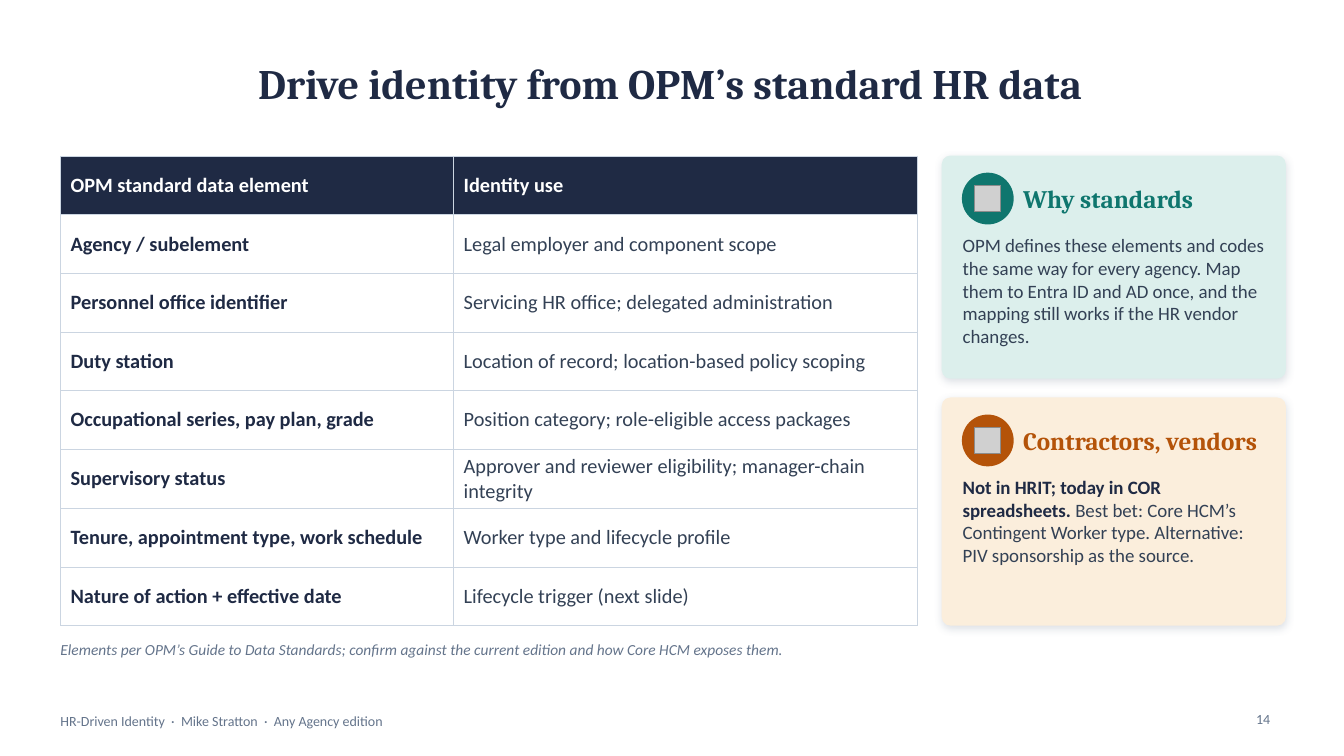
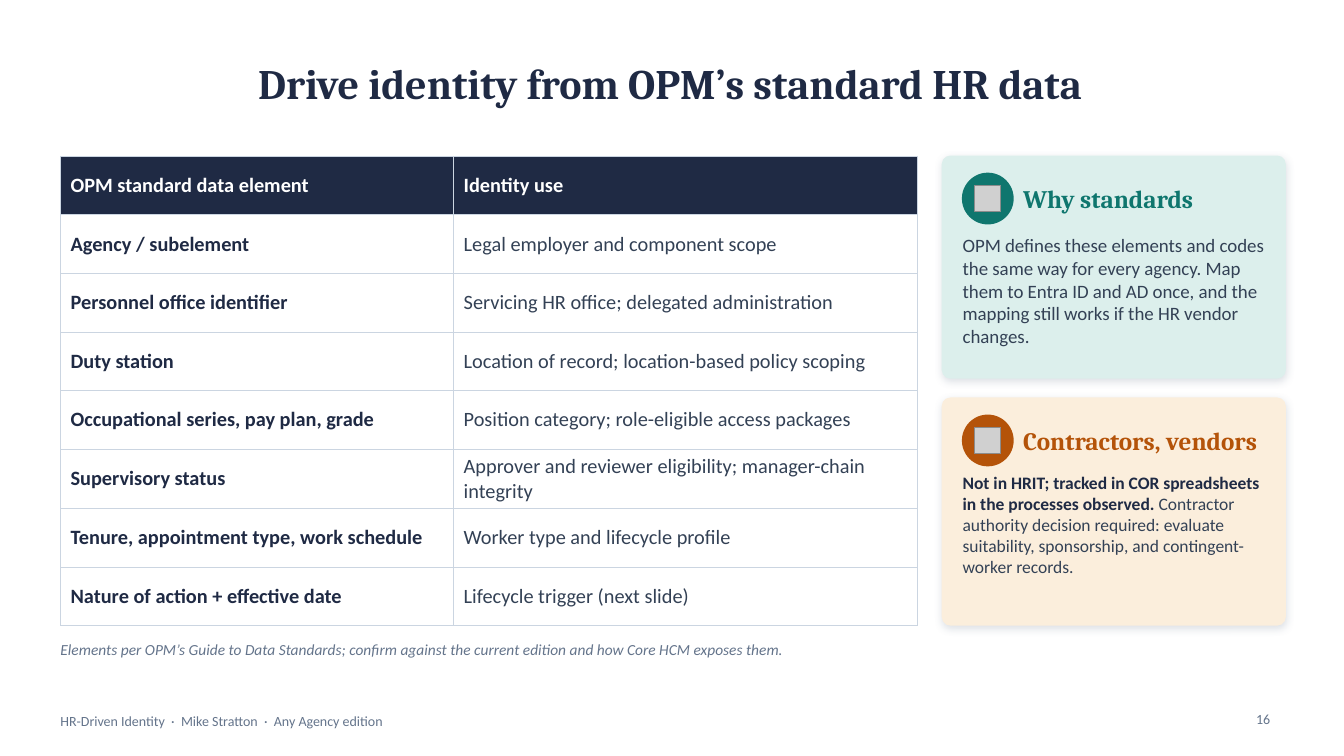
Before and after one commit to WhalerMike/modernization-workbook, a slide deck: slide 16 of presentations/hr-driven-identity-interview/HR_Driven_Identity_Exec_AnyAgency.pptx (slide 14 before the commit). Drawn at 1344x756 pixels with LibreOffice and Linux fonts; fonts in the diff are those of the drawing; grey boxes stand for pictures; background and template pictures are left out. Boxes give left, top, right and bottom in pixels: in the first picture for what was removed or moved away, otherwise in the second. Text is boxed around its words. In the diff, an @@ line names an element or a change of style, - is before the commit and + after.

```diff
--- a/presentations/hr-driven-identity-interview/HR_Driven_Identity_Exec_AnyAgency.pptx
+++ b/presentations/hr-driven-identity-interview/HR_Driven_Identity_Exec_AnyAgency.pptx
@@ text at (963, 476, 1259, 573): text changed; size 13.5 to 12.5 pt @@
-Not in HRIT; today in COR spreadsheets. Best bet: Core HCM’s Contingent Worker type. Alternative: PIV sponsorship as the source.
+Not in HRIT; tracked in COR spreadsheets in the processes observed. Contractor authority decision required: evaluate suitability, sponsorship, and contingent-worker records.
@@ page number at (1256, 714, 1270, 724): text changed @@
-14
+16
```
Also in this commit, not shown: 11 other slides changed, 1 slide added, 46 other files.
